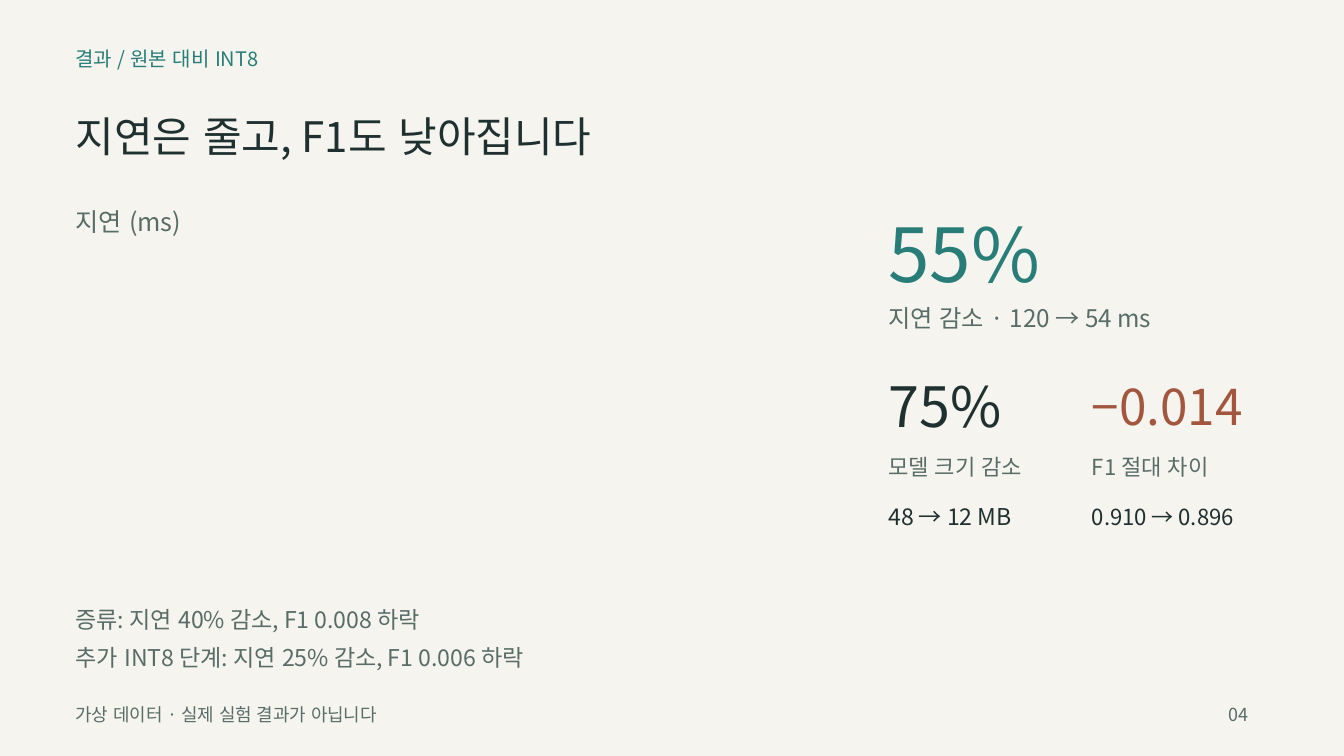
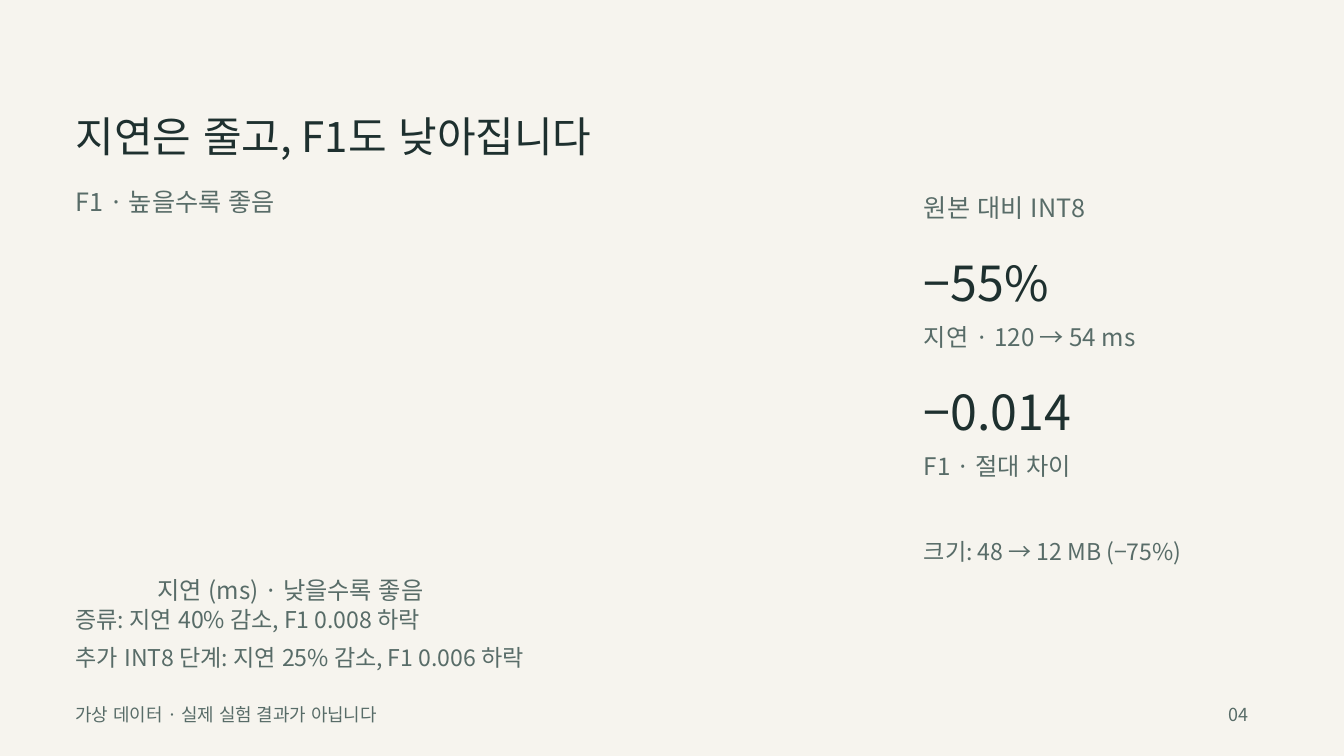
Before and after one commit to ChihyunAhn0309/ppt-art-director, a slide deck: slide 4 of examples/research-seminar/animated-ko.pptx. Drawn at 1344x756 pixels with LibreOffice and Linux fonts; fonts in the diff are those of the drawing. Boxes give left, top, right and bottom in pixels: in the first picture for what was removed or moved away, otherwise in the second. Text is boxed around its words. In the diff, an @@ line names an element or a change of style, - is before the commit and + after.

```diff
--- a/examples/research-seminar/animated-ko.pptx
+++ b/examples/research-seminar/animated-ko.pptx
@@ text added at [76,190,275,213], 18 pt, text #586C68 @@
+F1 · 높을수록 좋음
@@ text at [924,196,1086,219]: text changed; size 14.2 to 18 pt; text colour #287D78 to #586C68 @@
-결과 / 원본 대비 INT8
+원본 대비 INT8
@@ text removed at [76,210,181,236] @@
-지연 (ms)
@@ text at [924,265,1049,302]: text changed; size 53.2 to 34.5 pt; text colour #287D78 to #1E302F @@
-55%
+−55%
@@ text at [924,326,1136,348]: text changed @@
-지연 감소 · 120 → 54 ms
+지연 · 120 → 54 ms
@@ text removed at [888,385,1001,428] @@
-75%
@@ text "−0.014": place and size @@
-text "−0.014" at [1092,388,1243,426]
+text "−0.014" at [924,394,1071,431]
@@ text "−0.014" at [924,394,1071,431]: size 35.2 to 34.5 pt, text colour #A3563E to #1E302F @@
@@ text removed at [888,456,1022,477] @@
-모델 크기 감소
@@ text at [924,455,1071,477]: text changed; size 15.8 to 17.2 pt @@
-F1 절대 차이
+F1 · 절대 차이
@@ text removed at [1092,508,1234,526] @@
-0.910 → 0.896
@@ text at [924,541,1181,565]: text changed; text colour #1E302F to #586C68 @@
-48 → 12 MB
+크기: 48 → 12 MB (−75%)
@@ text added at [157,579,423,604], 17.2 pt, text #586C68 @@
+지연 (ms) · 낮을수록 좋음
```
Also in this commit, not shown: 4 other slides changed, 39 other files.
